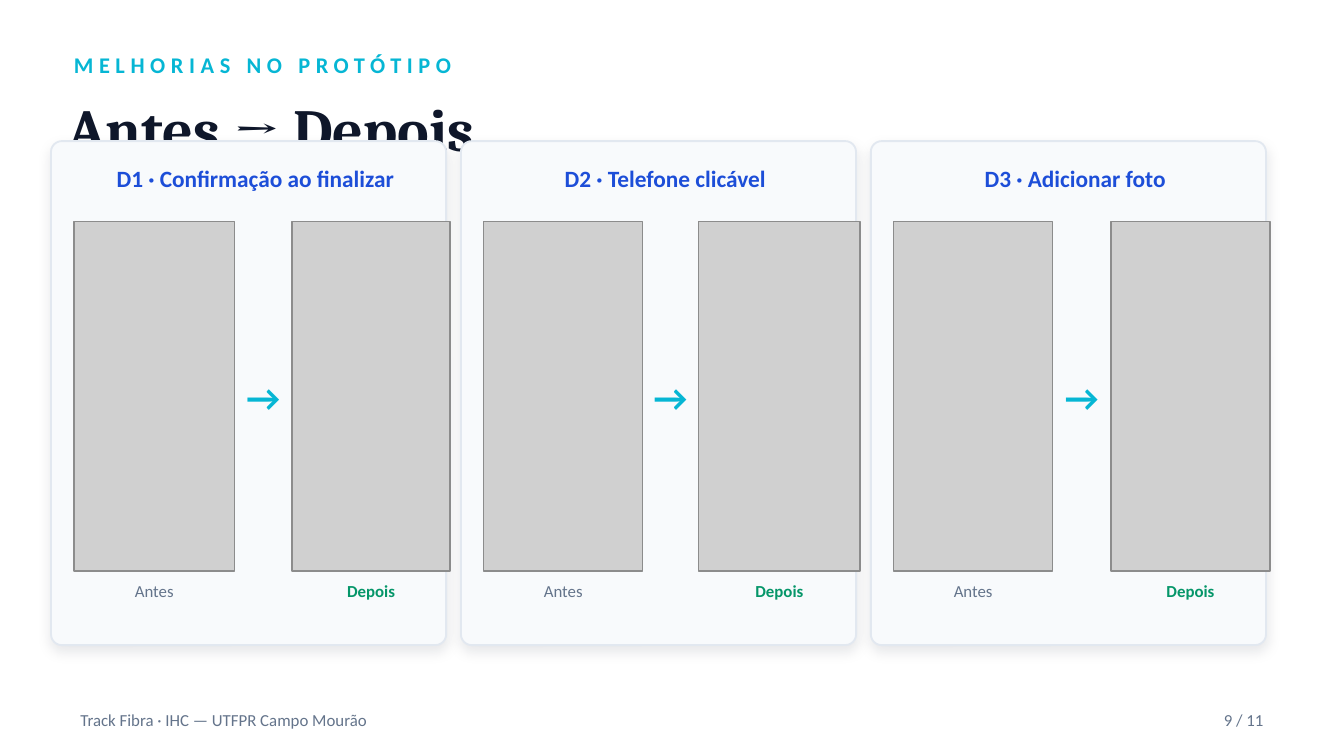
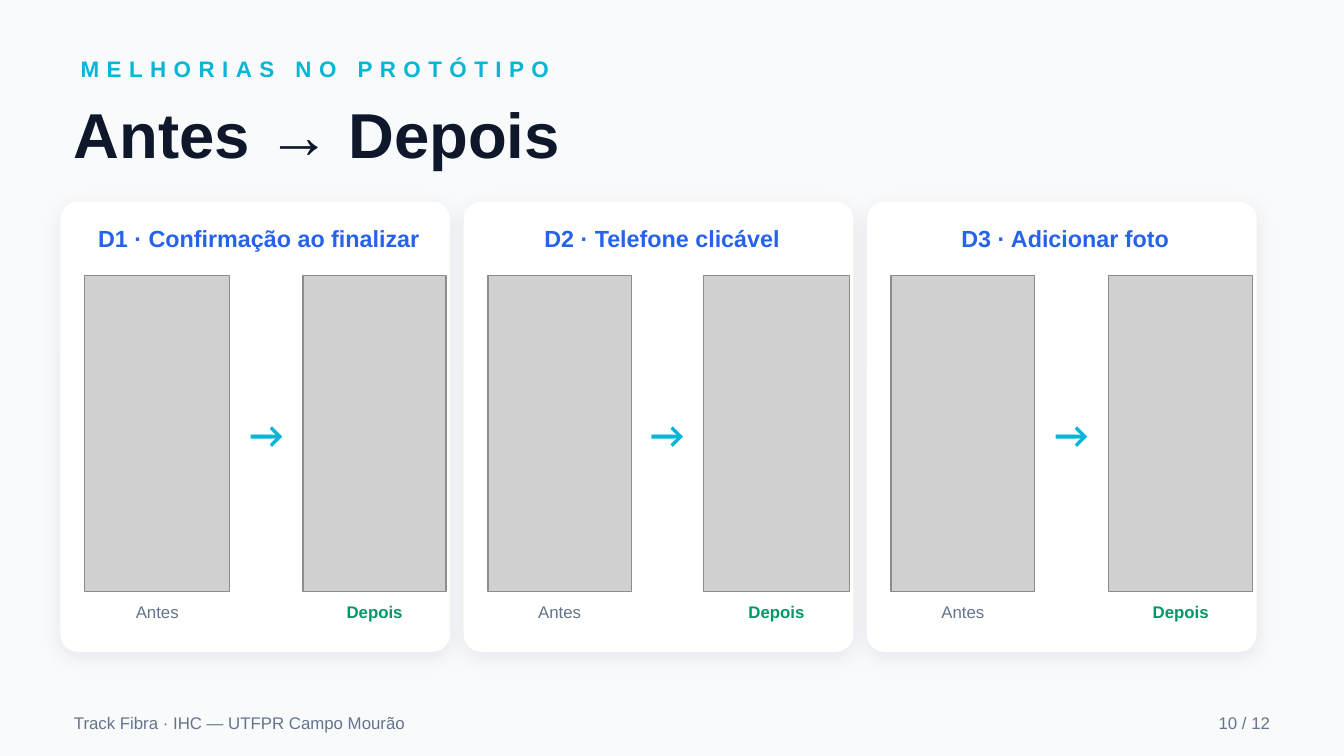
Before and after one commit to PedroH-Tardivo/track-fibra, a slide deck: slide 10 of entrega2-track-fibra.pptx (slide 9 before the commit). Drawn at 1344x756 pixels with LibreOffice and Linux fonts; fonts in the diff are those of the drawing; grey boxes stand for pictures. Boxes give left, top, right and bottom in pixels: in the first picture for what was removed or moved away, otherwise in the second. Text is boxed around its words. In the diff, an @@ line names an element or a change of style, - is before the commit and + after.

```diff
--- a/entrega2-track-fibra.pptx
+++ b/entrega2-track-fibra.pptx
@@ background #FFFFFF to #F8FAFC @@
@@ text "MELHORIAS NO PROTÓTIPO": place and size @@
-text "MELHORIAS NO PROTÓTIPO" at [74,54,451,73]
+text "MELHORIAS NO PROTÓTIPO" at [81,59,549,78]
@@ text "MELHORIAS NO PROTÓTIPO" at [81,59,549,78]: font Calibri to Arial, letter spacing 3 to 4 pt @@
@@ text "Antes → Depois": place and size @@
-text "Antes → Depois" at [67,109,474,152]
+text "Antes → Depois" at [74,112,559,170]
@@ text "Antes → Depois" at [74,112,559,170]: size 32 to 34 pt, font Cambria to Arial @@
@@ rounded rectangle: place and size @@
-rounded rectangle at [51,141,446,645]
+rounded rectangle at [60,202,450,652]
@@ rounded rectangle: place and size @@
-rounded rectangle at [461,141,856,645]
+rounded rectangle at [464,202,853,652]
@@ fill #F8FAFC to #FFFFFF; outline #E2E8F0 1 pt to none; shadow changed; proportions changed in 3 elements at [464,202,853,652], [60,202,450,652], [867,202,1257,652] @@
@@ rounded rectangle: place and size @@
-rounded rectangle at [871,141,1266,645]
+rounded rectangle at [867,202,1257,652]
@@ text "D1 · Confirmação ao finalizar": place and size @@
-text "D1 · Confirmação ao finalizar" at [117,170,394,191]
+text "D1 · Confirmação ao finalizar" at [98,230,419,252]
@@ text "D2 · Telefone clicável": place and size @@
-text "D2 · Telefone clicável" at [565,170,765,187]
+text "D2 · Telefone clicável" at [544,230,779,248]
@@ font Calibri to Arial, text colour #1D4ED8 to #2563EB in 3 elements at [98,230,419,252], [544,230,779,248], [961,230,1169,248] @@
@@ text "D3 · Adicionar foto": place and size @@
-text "D3 · Adicionar foto" at [985,170,1166,187]
+text "D3 · Adicionar foto" at [961,230,1169,248]
@@ picture: place and size @@
-picture at [74,222,234,571]
+picture at [85,276,230,591]
@@ text "→" rewrapped from [234,222,292,571] to [230,276,304,591] @@
@@ picture: place and size @@
-picture at [292,222,450,571]
+picture at [304,276,446,591]
@@ picture: place and size @@
-picture at [484,222,642,571]
+picture at [488,276,632,591]
@@ text "→" rewrapped from [642,222,699,571] to [632,276,704,591] @@
@@ picture: place and size @@
-picture at [699,222,860,571]
+picture at [703,276,849,591]
@@ picture: place and size @@
-picture at [894,222,1052,571]
+picture at [891,276,1035,591]
@@ text "→" rewrapped from [1052,222,1110,571] to [1035,276,1109,591] @@
@@ picture: place and size @@
-picture at [1111,222,1270,571]
+picture at [1109,276,1253,591]
@@ text "Antes": place and size @@
-text "Antes" at [135,586,174,597]
+text "Antes" at [136,606,179,618]
@@ text "Depois": place and size @@
-text "Depois" at [347,585,395,600]
+text "Depois" at [347,605,403,622]
@@ text "Antes": place and size @@
-text "Antes" at [544,586,583,597]
+text "Antes" at [538,606,581,618]
@@ text "Depois": place and size @@
-text "Depois" at [755,585,803,600]
+text "Depois" at [748,605,804,622]
@@ font Calibri to Arial in 7 elements at [74,717,405,733], [748,605,804,622], [136,606,179,618], [538,606,581,618], [347,605,403,622], [1153,605,1209,622], [941,606,984,618] @@
@@ text "Antes": place and size @@
-text "Antes" at [954,586,993,597]
+text "Antes" at [941,606,984,618]
@@ text "Depois": place and size @@
-text "Depois" at [1166,585,1214,600]
+text "Depois" at [1153,605,1209,622]
@@ text added at [1219,717,1270,729], 9 pt, text #64748B @@
+10 / 12
@@ text removed at [1224,715,1263,726] @@
-9 / 11
```
Also in this commit, not shown: 10 other slides changed, 1 slide added.
